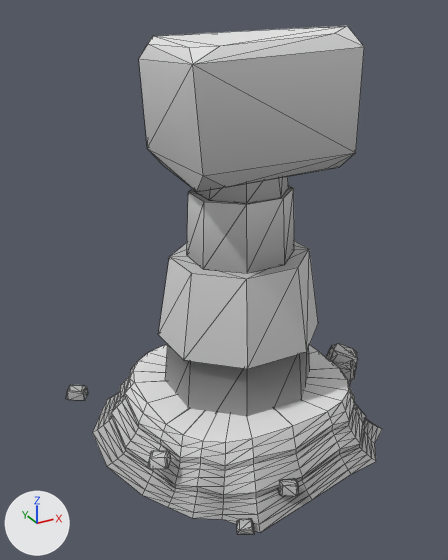
What one commit did to the glTF model assets/models/monumentvalley/rocks/hoodoo.glb.
Both versions are drawn from a 50 mm lens placed at (-5.46, -9.29, 7.96), pointed at (-0.21, 0.24, 3.2). Arrows for +X, +Y and +Z are at lower left; the lights stay in place. The first picture is the older version. Mesh edges are drawn as thin lines. Vertices at exactly the same position are counted once.

Objects in the first picture: 'Hoodoo_Cap', 'Hoodoo_Rock', 'Hoodoo_Scree'.
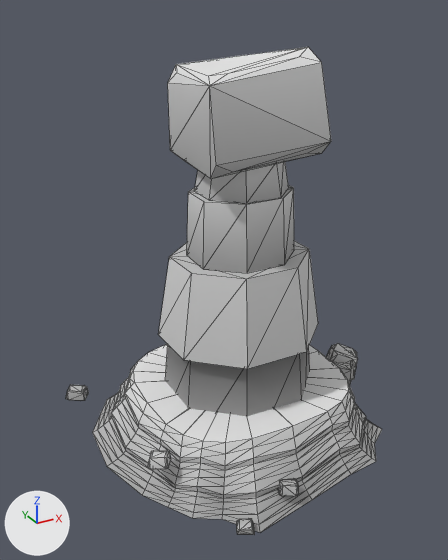
Edits to the bpy script that builds the scene:
```text
Change me_hoodoo_cap:
    used by ob_hoodoo_cap; location = (0.0, 0.0, 0.0)
    remove me_hoodoo_cap.from_pydata(...)  # 24 vertices, 44 faces; spans x -1.55..1.48, y -1.56..1.58, z 5.35..7.71
    add me_hoodoo_cap.from_pydata(...)  # 24 vertices, 44 faces; spans x -1.12..1.06, y -1.26..1.18, z 5.45..7.39
    me_hoodoo_cap part 1: 24 of 24 vertices moved; they spanned x -1.55..1.48, y -1.56..1.58, z 5.35..7.71 and now span x -1.12..1.06, y -1.26..1.18, z 5.45..7.39; mean shift (0.0, 0.0, -0.12)
    me_hoodoo_cap part 2: 26 kept faces spanning x -1.12..1.06, y -1.26..1.18, z 5.45..7.39 get new vertex colours
```

Changed parts and their boxes [x1, y1, x2, y2] in the pictures (448 x 560 px; the box of a moved part takes in the faces that stretch with it):
'Hoodoo_Cap', reshaped (27% narrower, 20% shorter)
    before: [139, 26, 364, 192]
    after: [168, 47, 331, 179]
part 1 of me_hoodoo_cap, moved or reshaped
    before: [148, 26, 342, 191]
    after: [170, 47, 306, 179]
part 2 of me_hoodoo_cap, recoloured
    before: [139, 26, 363, 192]
    after: [168, 47, 331, 179]
